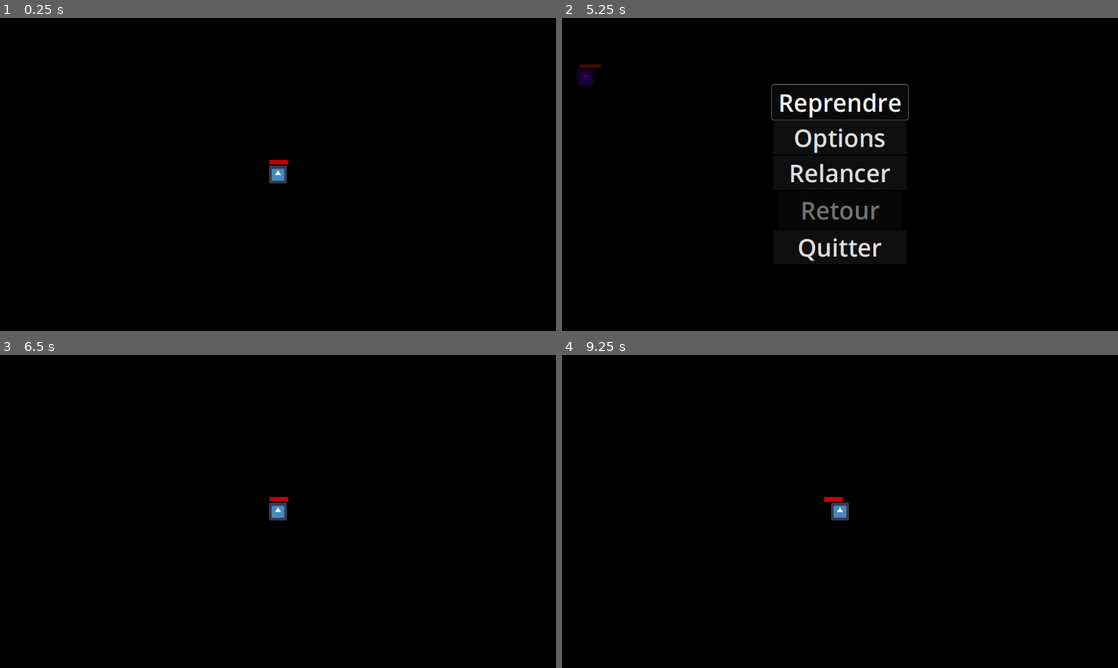
Above: before the commit, frames 1-4 (two rows, left to right).
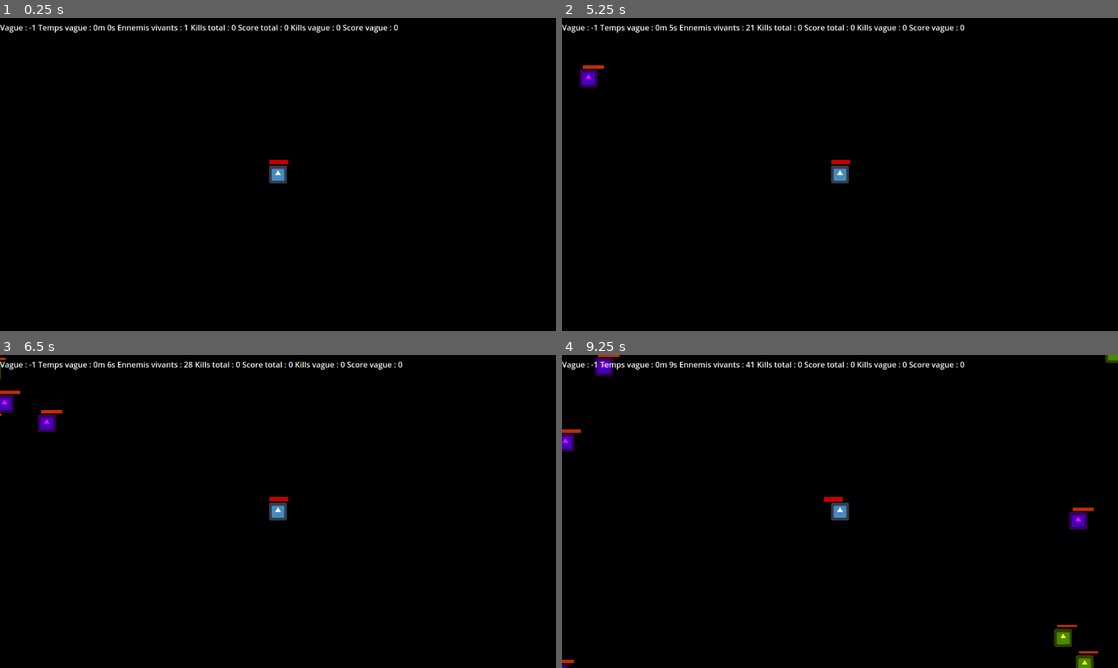
Above: after the commit, the same moments.

Repository: partylighter/Survivor
Game: Godot game, scene res://scenes/world.tscn
Two runs of this game, one before a commit and one after it. Both use one fixed random seed, a clock stepped at 60 frames per second and the inputs below. The engine's default icon, where the game draws it, is replaced by a stand-in: a white triangle on a blue panel in a dark square.
Inputs (mouse positions are in pixels of both pictures, inside the frame that each line leads up to):
- Up to frame 1 (0.25 s): no input
- Up to frame 2 (5.25 s): tap Enter at 0.5, 2, 3.5 s; move the mouse to (962, 158) at 0.52 s; hold D (droite) 0.53-1.28 s; click (962, 158) at 0.6 s; tap Space at 1.25, 2.75 s; move the mouse to (728, 190) at 1.27 s; hold S (bas) 1.28-2.03 s; click (728, 190) at 1.35 s; move the mouse to (895, 105) at 2.02 s; hold D (droite) 2.03-2.78 s; click (895, 105) at 2.1 s; move the mouse to (812, 237) at 2.77 s; hold W (haut) 2.78-3.53 s; click (812, 237) at 2.85 s; move the mouse to (1006, 221) at 3.52 s; hold A (gauche) 3.53-5 s; click (1006, 221) at 3.6 s; tap Escape (pause) at 4.15 s; move the mouse to (673, 127) at 4.27 s; click (673, 127) at 4.35 s; click "Reprendre" at 5 s
- Up to frame 3 (6.5 s): click (278, 508) at 5.75 s, where only the run before the commit has a clickable "Relancer"
- Up to frame 4 (9.25 s): move the mouse to (867, 511) at 6.52 s; hold S (bas) 6.53-7.28 s; click (867, 511) at 6.6 s; move the mouse to (756, 433) at 7.27 s; hold D (droite) 7.28-8.03 s; click (756, 433) at 7.35 s; move the mouse to (962, 495) at 8.02 s; hold W (haut) 8.03-8.78 s; click (962, 495) at 8.1 s; move the mouse to (728, 527) at 8.77 s; hold D (droite) from 8.78 s (still down); click (728, 527) at 8.85 s

The runs differ from the first frame. In frame 1, 0.8% of the frame differs, in the area x 0-72%, y 2-5%; in frame 2, 3.8%, in the area x 0-73%, y 2-78%; in frame 3, 1.2%; in frame 4, 1.9%.

Commit message:
Add enemy and wave statistics display system
Introduces StatsDisplayer and StatsVagues scenes and scripts to track and display enemy and wave statistics in-game. Updates enemy class and world scene to support score values and statistics tracking, and adds UI node paths for menu buttons.

Diff:
--- a/project.godot
+++ b/project.godot
@@ -24,7 +24,6 @@
 
 [display]
 
-window/size/mode=3
 window/stretch/mode="viewport"
 window/stretch/aspect="expand"
 
--- a/scenes/Menus/menu_titre.tscn
+++ b/scenes/Menus/menu_titre.tscn
@@ -55,6 +55,10 @@
 
 [node name="MenuTitre" type="CanvasLayer"]
 script = ExtResource("1_b4npc")
+chemin_btn_jouer = NodePath("Root/VBoxContainer/btn_play")
+chemin_btn_parametres = NodePath("Root/VBoxContainer/btn_settings")
+chemin_btn_credits = NodePath("Root/VBoxContainer/btn_credits")
+chemin_btn_quitter = NodePath("Root/VBoxContainer/btn_quit")
 
 [node name="Root" type="Control" parent="."]
 layout_mode = 3
--- a/scenes/enemy_class_b.tscn
+++ b/scenes/enemy_class_b.tscn
@@ -31,6 +31,7 @@
 collision_mask = 97
 script = ExtResource("1_j7xsw")
 type_ennemi = 1
+valeur_score = 20
 chemin_sante = NodePath("Sante")
 metadata/_custom_type_script = "uid://dxdnx6txn5wnd"
 
--- /dev/null
+++ b/scenes/stats_displayer.tscn
@@ -0,0 +1,47 @@
+[gd_scene load_steps=2 format=3 uid="uid://8qkvcq5m0sha"]
+
+[ext_resource type="Script" uid="uid://be80fcse3x41q" path="res://scripts/stats_displayer.gd" id="1_x3qox"]
+
+[node name="StatsDisplayer" type="CanvasLayer"]
+script = ExtResource("1_x3qox")
+chemin_lbl_vague = NodePath("Root/HBoxContainer/Label")
+chemin_lbl_temps = NodePath("Root/HBoxContainer/Label2")
+chemin_lbl_vivants = NodePath("Root/HBoxContainer/Label3")
+chemin_lbl_kills_total = NodePath("Root/HBoxContainer/Label4")
+chemin_lbl_score_total = NodePath("Root/HBoxContainer/Label5")
+chemin_lbl_kills_vague = NodePath("Root/HBoxContainer/Label6")
+chemin_lbl_score_vague = NodePath("Root/HBoxContainer/Label7")
+
+[node name="Root" type="Control" parent="."]
+layout_mode = 3
+anchors_preset = 15
+anchor_right = 1.0
+anchor_bottom = 1.0
+grow_horizontal = 2
+grow_vertical = 2
+
+[node name="HBoxContainer" type="HBoxContainer" parent="Root"]
+layout_mode = 0
+offset_right = 40.0
+offset_bottom = 40.0
+
+[node name="Label" type="Label" parent="Root/HBoxContainer"]
+layout_mode = 2
+
+[node name="Label2" type="Label" parent="Root/HBoxContainer"]
+layout_mode = 2
+
+[node name="Label3" type="Label" parent="Root/HBoxContainer"]
+layout_mode = 2
+
+[node name="Label4" type="Label" parent="Root/HBoxContainer"]
+layout_mode = 2
+
+[node name="Label5" type="Label" parent="Root/HBoxContainer"]
+layout_mode = 2
+
+[node name="Label6" type="Label" parent="Root/HBoxContainer"]
+layout_mode = 2
+
+[node name="Label7" type="Label" parent="Root/HBoxContainer"]
+layout_mode = 2
--- /dev/null
+++ b/scenes/stats_vagues.tscn
@@ -0,0 +1,6 @@
+[gd_scene load_steps=2 format=3 uid="uid://bqmjjk1km3rra"]
+
+[ext_resource type="Script" uid="uid://swit6dgfhaae" path="res://scripts/stats_vagues.gd" id="1_jpjlw"]
+
+[node name="StatsVagues" type="Node"]
+script = ExtResource("1_jpjlw")
--- a/scenes/world.tscn
+++ b/scenes/world.tscn
@@ -1,10 +1,11 @@
-[gd_scene load_steps=6 format=3 uid="uid://0182ilsqlcwo"]
+[gd_scene load_steps=7 format=3 uid="uid://0182ilsqlcwo"]
 
 [ext_resource type="PackedScene" uid="uid://bxw0i82773n7u" path="res://scenes/player.tscn" id="1_nnsk1"]
 [ext_resource type="PackedScene" uid="uid://c4frvi1p85wxd" path="res://scenes/gestionnaire_enemies.tscn" id="2_4wyf3"]
 [ext_resource type="PackedScene" uid="uid://dfhm7tju5pnm" path="res://scenes/enemy_class_c.tscn" id="3_k0juu"]
 [ext_resource type="PackedScene" uid="uid://blg7jbv4ugjh5" path="res://scenes/enemy_class_b.tscn" id="4_71j4m"]
-[ext_resource type="PackedScene" uid="uid://c4kx0bkweb15" path="res://scenes/Menus/pause_menu.tscn" id="5_71j4m"]
+[ext_resource type="PackedScene" uid="uid://bqmjjk1km3rra" path="res://scenes/stats_vagues.tscn" id="5_71j4m"]
+[ext_resource type="PackedScene" uid="uid://8qkvcq5m0sha" path="res://scenes/stats_displayer.tscn" id="6_qfnet"]
 
 [node name="World" type="Node2D"]
 
@@ -22,5 +23,9 @@
 mode_vagues = false
 poids_par_vague = Array[PackedFloat32Array]([PackedFloat32Array(50, 50), PackedFloat32Array(80, 20)])
 
-[node name="PauseMenu" parent="." instance=ExtResource("5_71j4m")]
-visible = false
+[node name="StatsVagues" parent="." instance=ExtResource("5_71j4m")]
+debug_actif = true
+chemin_manager = NodePath("../Gestionnaire Enemies")
+
+[node name="StatsDisplayer" parent="." instance=ExtResource("6_qfnet")]
+chemin_stats = NodePath("../StatsVagues")
--- a/scripts/enemy.gd
+++ b/scripts/enemy.gd
@@ -7,6 +7,8 @@
 
 @export_group("Type")
 @export_enum("C","B","A","S","BOSS") var type_ennemi: int = TypeEnnemi.C
+
+@export var valeur_score: int = 10
 
 @export var speed: float = 120.0
 @export_node_path("Node") var chemin_sante: NodePath
@@ -27,6 +29,9 @@
 
 func get_type_nom() -> StringName:
 	return StringName(TypeEnnemi.find_key(type_ennemi))
+
+func get_score() -> int:
+	return valeur_score
 
 func appliquer_recul(direction: Vector2, force: float) -> void:
 	# additionne les impacts et limite la magnitude
--- /dev/null
+++ b/scripts/stats_displayer.gd
@@ -0,0 +1,89 @@
+extends CanvasLayer
+class_name StatsDisplayer
+
+@export var ui_visible: bool = true : set = set_ui_visible, get = get_ui_visible
+@export var actif: bool = true
+
+@export_node_path("Node") var chemin_stats: NodePath
+
+@export_node_path("Label") var chemin_lbl_vague: NodePath
+@export_node_path("Label") var chemin_lbl_temps: NodePath
+@export_node_path("Label") var chemin_lbl_vivants: NodePath
+@export_node_path("Label") var chemin_lbl_kills_total: NodePath
+@export_node_path("Label") var chemin_lbl_score_total: NodePath
+@export_node_path("Label") var chemin_lbl_kills_vague: NodePath
+@export_node_path("Label") var chemin_lbl_score_vague: NodePath
+
+@onready var stats_ref: StatsVagues = get_node(chemin_stats) as StatsVagues
+
+@onready var lbl_vague: Label = get_node(chemin_lbl_vague) as Label
+@onready var lbl_temps: Label = get_node(chemin_lbl_temps) as Label
+@onready var lbl_vivants: Label = get_node(chemin_lbl_vivants) as Label
+@onready var lbl_kills_total: Label = get_node(chemin_lbl_kills_total) as Label
+@onready var lbl_score_total: Label = get_node(chemin_lbl_score_total) as Label
+@onready var lbl_kills_vague: Label = get_node(chemin_lbl_kills_vague) as Label
+@onready var lbl_score_vague: Label = get_node(chemin_lbl_score_vague) as Label
+
+func _ready() -> void:
+	set_ui_visible(ui_visible)
+
+
+func _process(_dt: float) -> void:
+	if not actif:
+		return
+	if not is_instance_valid(stats_ref):
+		return
+
+	var sv: Dictionary = stats_ref.get_stats_vague()
+
+	# infos globales
+	var vivants_now: int = stats_ref.get_vivants()
+	var kills_tot_now: int = stats_ref.get_kills_total()
+	var score_tot_now: int = stats_ref.get_score_total()
+
+	# infos de vague
+	var vague_id: int = sv.get("index", -1)
+	var kills_vague_now: int = sv.get("kills", 0)
+	var score_vague_now: int = sv.get("score", 0)
+
+	# durée vague courante
+	var duree_s: float = 0.0
+	if sv.size() > 0:
+		var active: bool = sv.get("active", false)
+		var t_debut: float = sv.get("t_debut", 0.0)
+		if active:
+			# vague en cours
+			var t_now: float = float(Time.get_ticks_msec()) * 0.001
+			duree_s = max(0.0, t_now - t_debut)
+		else:
+			# vague finie
+			duree_s = sv.get("duree", 0.0)
+
+	# affichage
+	lbl_vague.text = "Vague : " + str(vague_id)
+	lbl_temps.text = "Temps vague : " + _format_secs(duree_s)
+	lbl_vivants.text = "Ennemis vivants : " + str(vivants_now)
+
+	lbl_kills_total.text = "Kills total : " + str(kills_tot_now)
+	lbl_score_total.text = "Score total : " + str(score_tot_now)
+
+	lbl_kills_vague.text = "Kills vague : " + str(kills_vague_now)
+	lbl_score_vague.text = "Score vague : " + str(score_vague_now)
+
+func _format_secs(t: float) -> String:
+	var total_sec: int = int(t)
+	var minutes: int = int(total_sec / 60)
+	var secondes: int = total_sec % 60
+	return str(minutes) + "m " + str(secondes) + "s"
+
+func set_ui_visible(v: bool) -> void:
+	ui_visible = v
+	visible = v
+
+func get_ui_visible() -> bool:
+	return ui_visible
+
+func _input(event: InputEvent) -> void:
+	if event is InputEventKey and event.pressed and not event.echo:
+		if event.keycode == KEY_F9:
+			set_ui_visible(!ui_visible)
--- /dev/null
+++ b/scripts/stats_vagues.gd
@@ -0,0 +1,152 @@
+extends Node
+class_name StatsVagues
+
+@export var debug_actif: bool = false
+@export_node_path("Node") var chemin_manager: NodePath
+@onready var manager: GestionnaireEnnemis = get_node(chemin_manager) as GestionnaireEnnemis
+
+var historique: Array = []                   # liste des vagues finies
+
+var stats_vague: Dictionary = {}             # stats de la vague en cours
+var kills_total: int = 0                     # ennemis tués au total
+var score_total: int = 0                     # score total cumulé
+var vivants: int = 0                         # ennemis encore en vie
+
+var par_type_global: Dictionary = {}         # { "C": {"kills": X, "score": Y}, ... }
+var morts_joueur_global: Dictionary = {}     # { "C": nb de fois joueur tué par type }
+
+func _d(msg: String) -> void:
+	if debug_actif:
+		print("[StatsVagues]", Time.get_ticks_msec(), msg)
+
+func _ready() -> void:
+	if not is_instance_valid(manager):
+		push_warning("chemin_manager invalide")
+		return
+
+	manager.ennemi_cree.connect(_on_ennemi_cree)
+	manager.ennemi_tue.connect(_on_ennemi_tue)
+
+	_start_vague_si_besoin()
+
+func _process(_dt: float) -> void:
+	if not is_instance_valid(manager):
+		return
+
+	# début de nouvelle vague détecté
+	if not manager.en_interlude:
+		if stats_vague.is_empty() \
+		or stats_vague.get("index", -1) != manager.i_vague \
+		or not stats_vague.get("active", false):
+			_debut_vague()
+	else:
+		# fin de vague détectée
+		if not stats_vague.is_empty() and stats_vague.get("active", false):
+			_fin_vague()
+
+func _start_vague_si_besoin() -> void:
+	if is_instance_valid(manager) and not manager.en_interlude:
+		_debut_vague()
+
+func _debut_vague() -> void:
+	stats_vague = {
+		"index": manager.i_vague,                      # numéro de vague
+		"cycle": manager.cycle_vagues,                 # cycle de boucle si vagues infinies
+		"t_debut": float(Time.get_ticks_msec()) * 0.001,
+		"t_fin": 0.0,
+		"duree": 0.0,
+
+		"spawns": 0,                                   # ennemis apparus dans cette vague
+		"kills": 0,                                    # ennemis tués dans cette vague
+		"score": 0,                                    # score gagné dans cette vague
+
+		"kills_par_type": {},                          # "C": combien tués de ce type
+		"score_par_type": {},                          # "C": score gagné via ce type
+		"morts_joueur_par_type": {},                   # "C": joueur tué par ce type
+
+		"active": true,
+	}
+	_d("DEBUT VAGUE index=" + str(stats_vague["index"]) + " cycle=" + str(stats_vague["cycle"]))
+
+func _fin_vague() -> void:
+	stats_vague["t_fin"] = float(Time.get_ticks_msec()) * 0.001
+	stats_vague["duree"] = stats_vague["t_fin"] - stats_vague["t_debut"]
+	stats_vague["active"] = false
+
+	historique.append(stats_vague.duplicate(true))
+	_d("FIN VAGUE index=" + str(stats_vague["index"]) + " duree=" + str(stats_vague["duree"]))
+
+func _on_ennemi_cree(e: Node2D) -> void:
+	vivants += 1
+	if stats_vague.get("active", false):
+		stats_vague["spawns"] += 1
+
+func _on_ennemi_tue(e: Node2D) -> void:
+	vivants = max(0, vivants - 1)
+	kills_total += 1
+
+	var type_nom := "INCONNU"
+	var score_e: int = 0
+
+	if e is Enemy:
+		var en := e as Enemy
+		type_nom = str(en.get_type_nom())
+		score_e = en.get_score()
+
+	score_total += score_e
+
+	# global par type
+	if not par_type_global.has(type_nom):
+		par_type_global[type_nom] = {"kills": 0, "score": 0}
+	var bloc: Dictionary = par_type_global[type_nom]
+	bloc["kills"] = int(bloc["kills"]) + 1
+	bloc["score"] = int(bloc["score"]) + score_e
+	par_type_global[type_nom] = bloc
+
+	# vague en cours
+	if stats_vague.get("active", false):
+		stats_vague["kills"] += 1
+		stats_vague["score"] += score_e
+
+		var kpt: Dictionary = stats_vague["kills_par_type"]
+		kpt[type_nom] = kpt.get(type_nom, 0) + 1
+		stats_vague["kills_par_type"] = kpt
+
+		var spt: Dictionary = stats_vague["score_par_type"]
+		spt[type_nom] = spt.get(type_nom, 0) + score_e
+		stats_vague["score_par_type"] = spt
+
+	_d("ENNEMI TUE type=" + type_nom + " score=" + str(score_e))
+
+# appel manuel quand le joueur meurt tué par un ennemi e
+func ajouter_mort_joueur(e: Node2D) -> void:
+	var type_nom := "INCONNU"
+	if e is Enemy:
+		type_nom = str((e as Enemy).get_type_nom())
+
+	morts_joueur_global[type_nom] = morts_joueur_global.get(type_nom, 0) + 1
+
+	if stats_vague.get("active", false):
+		var mj: Dictionary = stats_vague["morts_joueur_par_type"]
+		mj[type_nom] = mj.get(type_nom, 0) + 1
+		stats_vague["morts_joueur_par_type"] = mj
+
+	_d("JOUEUR MORT PAR type=" + type_nom)
+
+func get_kills_total() -> int:
+	return kills_total
+
+func get_score_total() -> int:
+	return score_total
+
+func get_vivants() -> int:
+	return vivants
+
+func get_global_par_type() -> Dictionary:
+	return par_type_global
+
+func get_stats_vague() -> Dictionary:
+	return stats_vague
+
+func get_historique() -> Array:
+	return historique
Not shown, added: scripts/stats_displayer.gd.uid
Not shown, added: scripts/stats_vagues.gd.uid
